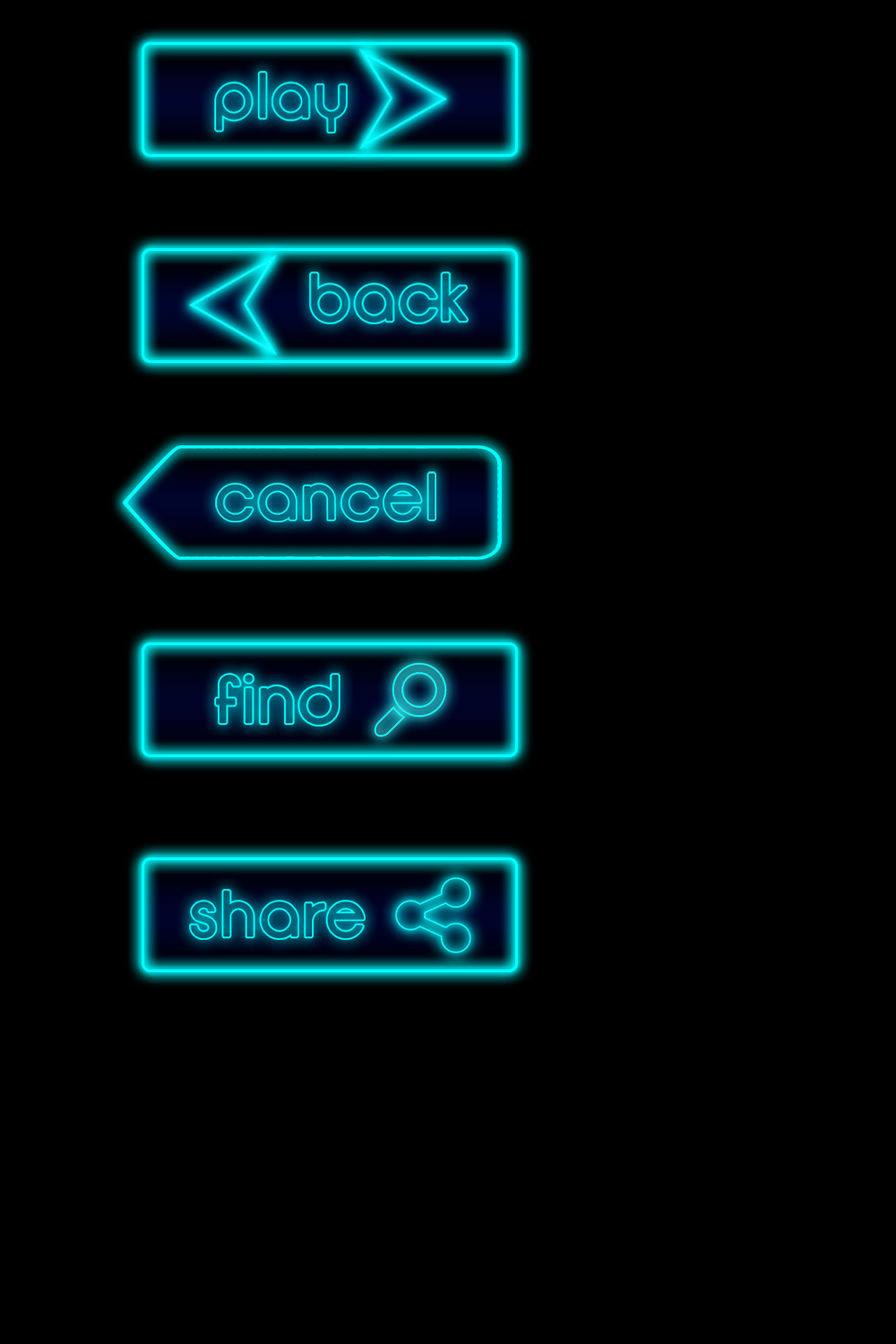
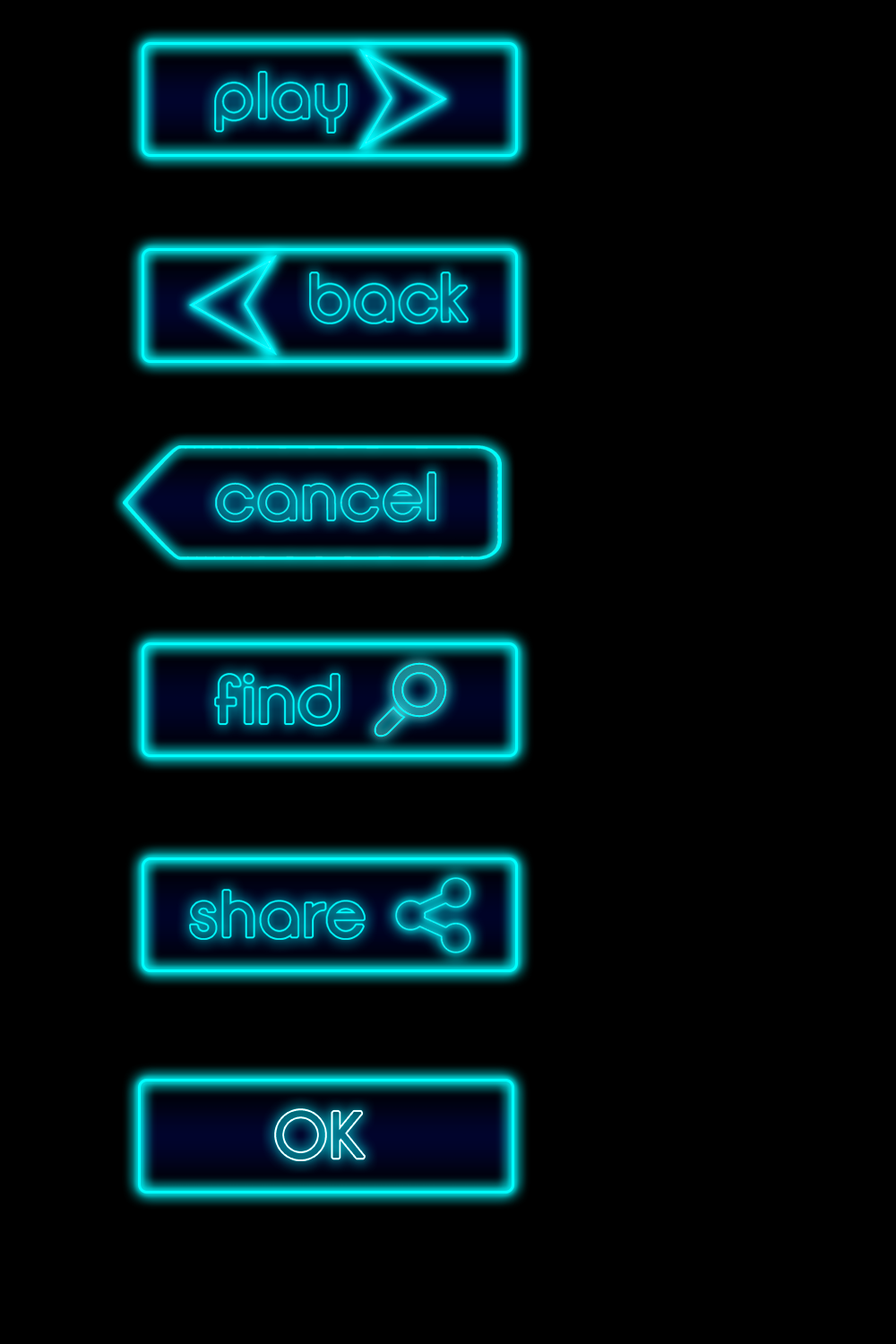
The second 896 x 1344 image is a revision of the first. Changes to its layers:
added group "OK" (1st of 2) with 6 layers above "play" over (x1=130, y1=1063, x2=515, y2=1194)
added group "ok" with 4 layers in group "OK" over (x1=130, y1=1063, x2=515, y2=1194)
added layer "OK copy" (screen) in group "ok" over (x1=274, y1=1107, x2=366, y2=1161)
added layer "OK copy 2" in group "ok" over (x1=274, y1=1107, x2=366, y2=1161)
added layer "Rounded Rectangle 1" (4th of 5, in "OK" › "ok") in group "ok" over (x1=137, y1=1078, x2=515, y2=1194)
added layer "Layer 9" (1st of 2, in "OK") in group "OK" over (x1=140, y1=1081, x2=512, y2=1191)
